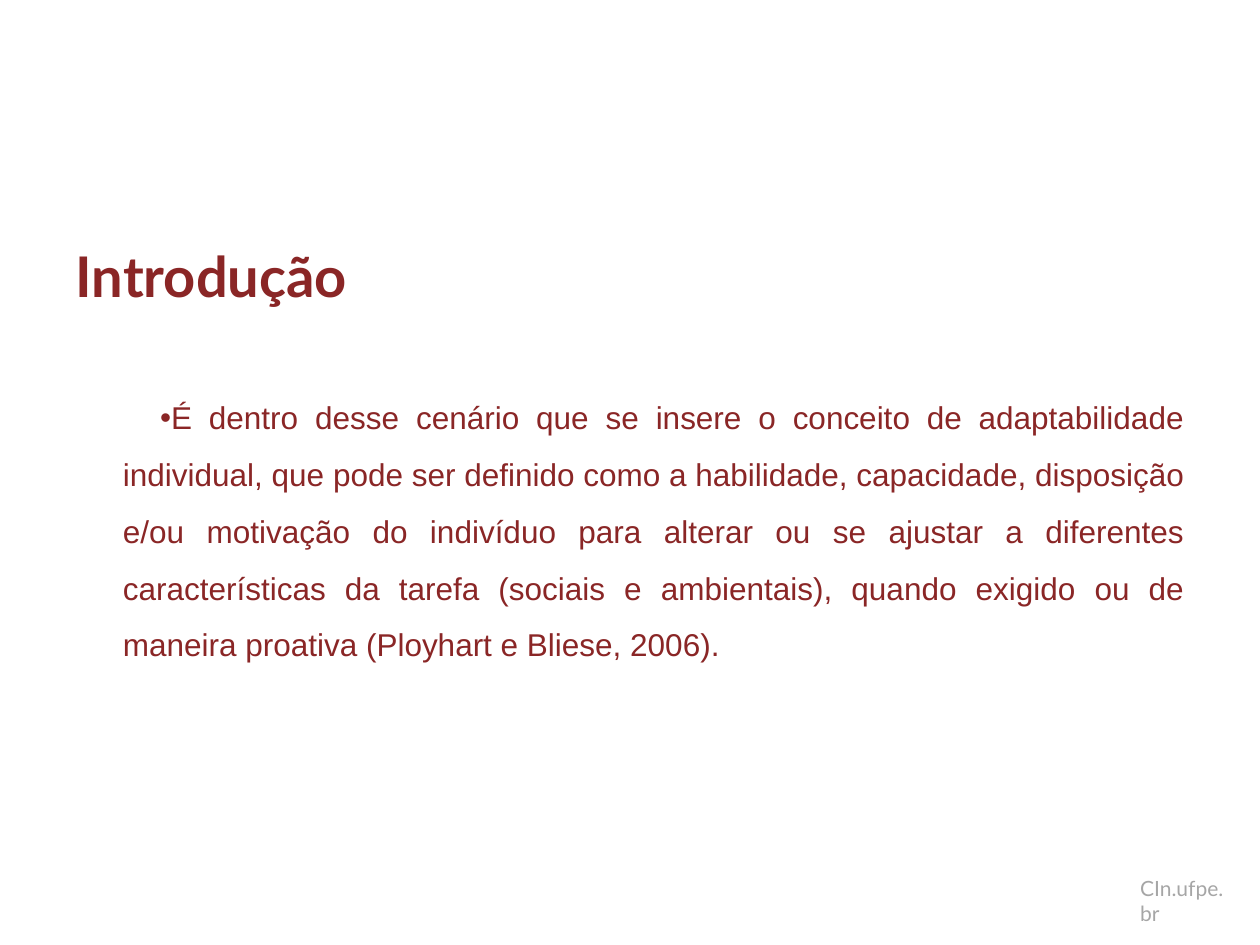
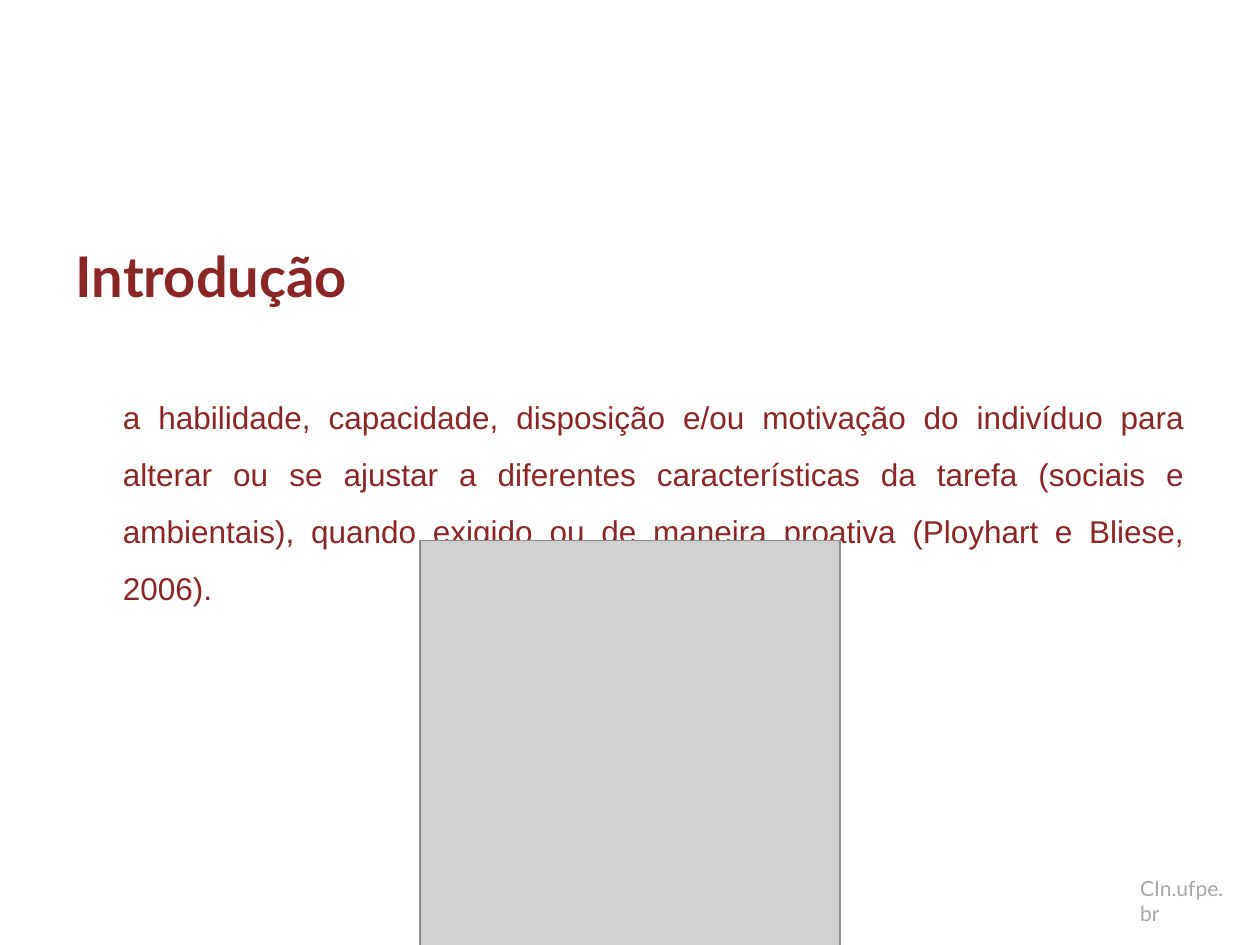
Before and after one commit to dan1lo/doutoradoR, a slide deck: slide 6 of apresentacao doutorado.pptx (slide 5 before the commit). Drawn at 1260x945 pixels with LibreOffice and Linux fonts; fonts in the diff are those of the drawing; grey boxes stand for pictures; background and template pictures are left out. Boxes give left, top, right and bottom in pixels: in the first picture for what was removed or moved away, otherwise in the second. Text is boxed around its words. In the diff, an @@ line names an element or a change of style, - is before the commit and + after.

Commit message:
introdução ajeitada
Introdução com todas as imagens adicionadas

```diff
--- a/apresentacao doutorado.pptx
+++ b/apresentacao doutorado.pptx
@@ text at [123,405,1184,606]: text changed @@
-• É dentro desse cenário que se insere o conceito de adaptabilidade individual, que pode ser definido como a habilidade, capacidade, disposição e/ou motivação do indivíduo para alterar ou se ajustar a diferentes características da tarefa (sociais e ambientais), quando exigido ou de maneira proativa (Ployhart e Bliese, 2006).
+a habilidade, capacidade, disposição e/ou motivação do indivíduo para alterar ou se ajustar a diferentes características da tarefa (sociais e ambientais), quando exigido ou de maneira proativa (Ployhart e Bliese, 2006).
@@ picture added at [420,541,839,945] @@
```
Also in this commit, not shown: 17 other slides changed, 4 slides added, 1 slide removed.
